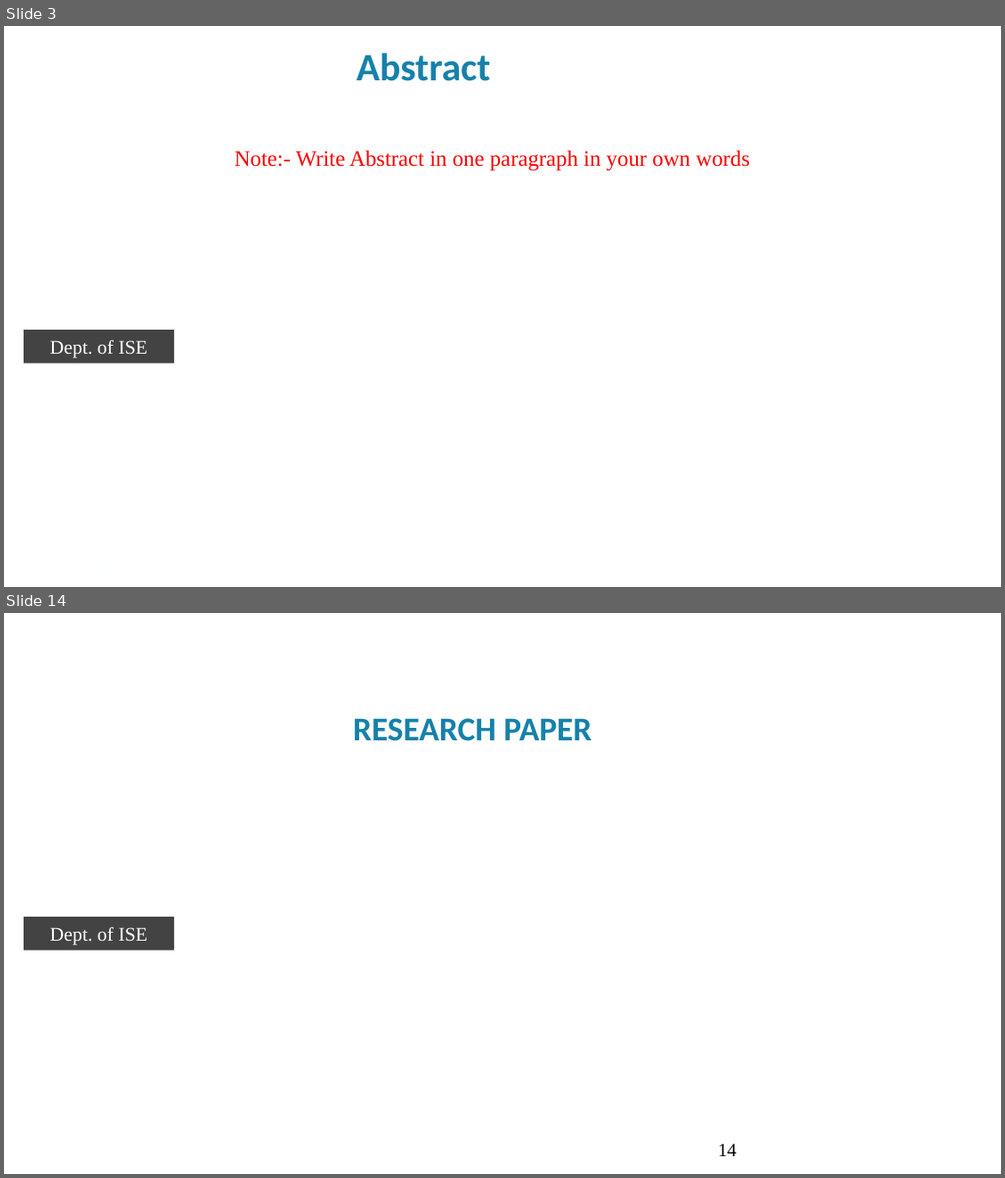
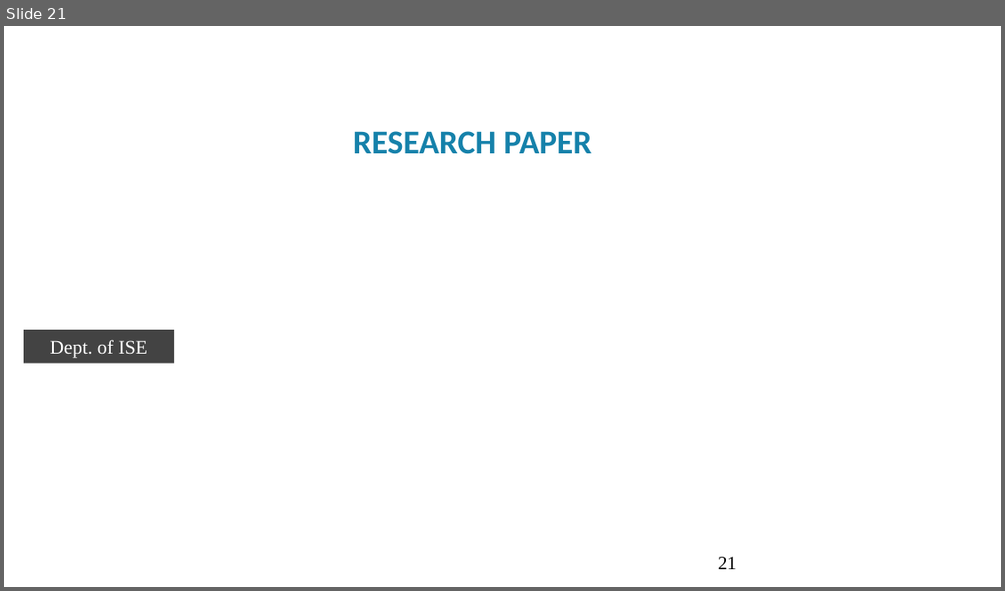
Before and after one commit to premkumarteli/OSINT-BreachShield, a slide deck: docs/Phase2/Final_presentation2 format 2026-27_BLANK_TEMPLATE.pptx. Shown one above the other, each under a label of ours: slides 3 and 14 before the commit, slide 21 after it; the slides between them are not shown. The pictures are 1005x1178 and 1005x591 pixels, drawn with LibreOffice and Linux fonts; fonts in the diff are those of the drawing; background and template pictures are left out. Boxes give left, top, right and bottom in pixels: in the first picture for what was removed or moved away, otherwise in the second. Text is boxed around its words. In the diff, an @@ line names an element or a change of style, - is before the commit and + after.

```diff
--- a/docs/Phase2/Final_presentation2 format 2026-27_BLANK_TEMPLATE.pptx
+++ b/docs/Phase2/Final_presentation2 format 2026-27_BLANK_TEMPLATE.pptx
@@ slide 3 removed at (x1=4, y1=26, x2=1001, y2=587), background #FFFFFF @@
@@ title removed at (x1=356, y1=53, x2=491, y2=81) @@
-Abstract
@@ text removed at (x1=235, y1=150, x2=750, y2=171) @@
-Note:- Write Abstract in one paragraph in your own words
@@ page number removed at (x1=308, y1=311, x2=372, y2=341) @@
-3
@@ rectangle removed at (x1=24, y1=330, x2=175, y2=364) @@
-Dept. of ISE
@@ page number removed at (x1=60, y1=550, x2=123, y2=580) @@
-3
@@ what was slide 14 is now slide 21 @@
@@ page number at (x1=718, y1=556, x2=736, y2=569): text changed @@
-14
+21
```
Also in this commit, not shown: 10 slides changed, 11 slides added, 3 other slides removed, 5 other files.
